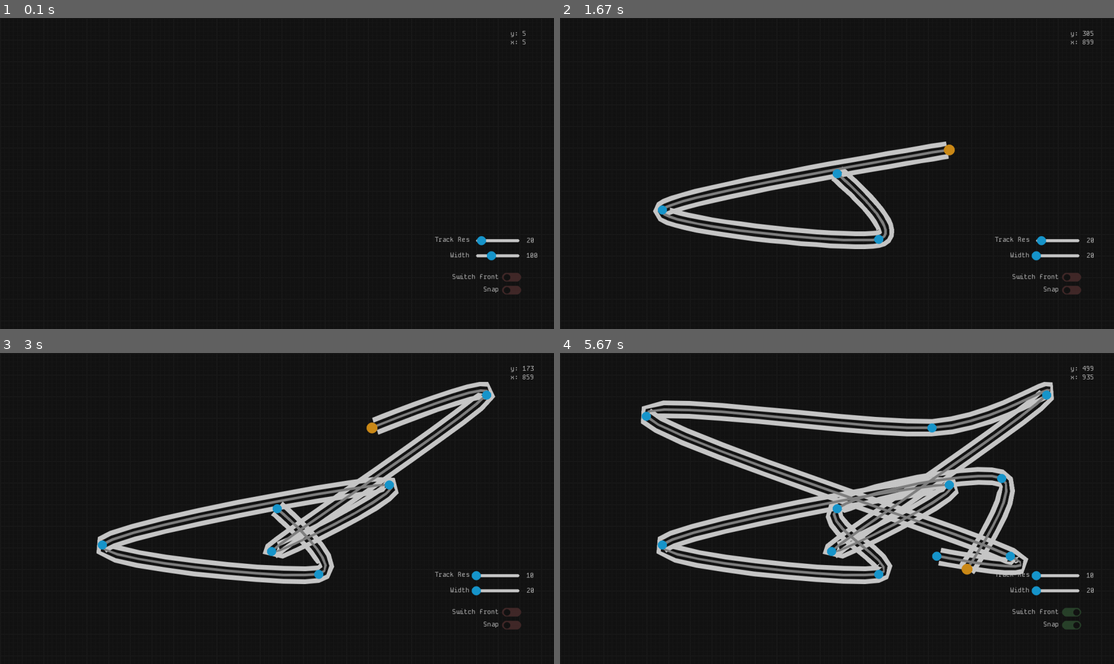
Above: before the commit, frames 1-4 (two rows, left to right).
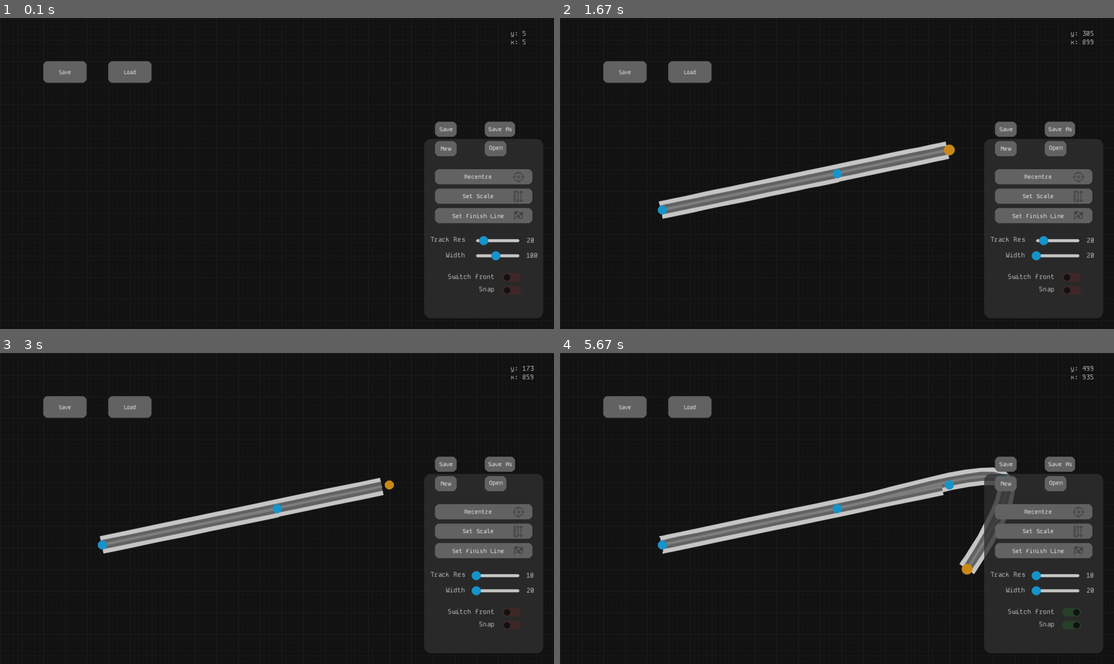
Above: after the commit, the same moments.

Repository: Raphael-W/Racing-Line
Game: pygame game, started from src/main.py
Two runs of this game, one before a commit and one after it. Both use one fixed random seed, a clock stepped at 60 frames per second and the inputs below.
Inputs (mouse positions are in pixels of both pictures, inside the frame that each line leads up to):
- Up to frame 1 (0.1 s): no input
- Up to frame 2 (1.67 s): click (837, 173) at 0.38 s; press the mouse at (1053, 254) at 0.7 s; move the mouse to (964, 248) at 0.8 s; release the mouse at (875, 238) at 0.93 s; click (659, 210) at 1.05 s; click (947, 148) at 1.38 s
- Up to frame 3 (3 s): press the mouse at (448, 573) at 1.7 s; move the mouse to (360, 561) at 1.8 s; release the mouse at (271, 552) at 1.93 s; press the mouse at (493, 483) at 2.03 s; move the mouse to (493, 436) at 2.13 s; release the mouse at (487, 393) at 2.27 s; press the mouse at (481, 573) at 2.37 s; move the mouse to (288, 508) at 2.47 s; release the mouse at (99, 440) at 2.6 s; press the mouse at (443, 464) at 2.7 s; move the mouse to (409, 446) at 2.8 s; release the mouse at (371, 427) at 2.93 s
- Up to frame 4 (5.67 s): click (643, 415) at 3.05 s; press the mouse at (1069, 623) at 3.37 s; move the mouse to (853, 539) at 3.47 s; release the mouse at (632, 452) at 3.6 s; press the mouse at (1053, 483) at 3.7 s; move the mouse to (1030, 517) at 3.8 s; release the mouse at (1008, 555) at 3.93 s; press the mouse at (1014, 589) at 4.03 s; move the mouse to (975, 573) at 4.13 s; release the mouse at (936, 555) at 4.27 s; click (1069, 611) at 4.38 s; click (803, 468) at 4.72 s; press the mouse at (803, 468) at 5.03 s; move the mouse to (903, 471) at 5.13 s; release the mouse at (1003, 477) at 5.27 s; press the mouse at (803, 468) at 5.37 s; move the mouse to (881, 517) at 5.47 s; release the mouse at (964, 567) at 5.6 s

The runs differ from the first frame. In frame 1, 5.5% of the frame differs, in the area x 7-98%, y 13-97%; in frame 2, 11%; in frame 3, 15%; in frame 4, 20%, in the area x 7-98%, y 9-97%.

Commit message:
UI style 1

Diff:
--- a/src/main.py
+++ b/src/main.py
@@ -1,3 +1,5 @@
+import json
+
 import pygame
 import pygame.gfxdraw
 import pygame.freetype
@@ -32,7 +34,12 @@
                   "white": (200, 200, 200),
                   "mainTrack": (100, 100, 100)}
 
-mainFont = "../assets/MonoFont.ttf"
+directories = {"mainFont": "../assets/MonoFont.ttf",
+               "recentre": "../assets/aim.png",
+               "finishLine": "../assets/flag.png",
+               "scale": "../assets/scale.png"}
+
+mainFont = directories["mainFont"]
 
 UILayer = Layer("UI", 0, screen, pygame, mainFont)
 trackLayer = Layer("Track", 1, screen, pygame, mainFont)
@@ -40,17 +47,35 @@
 mouseCoordsX = Label(UILayer, 15, (100, 50), "NE", "", programColours["white"])
 mouseCoordsY = Label(UILayer, 15, (100, 30), "NE", "", programColours["white"])
 
-magneticSwitch = Switch(UILayer, programColours["white"], (120, 100), "SE", 0.8, value = False)
-magneticLabel = Label(UILayer, 15, (163, 98), "SE", "Snap", programColours["white"])
+snapPoints = Switch(UILayer, programColours["white"], (120, 100), "SE", 0.8, value = False)
+snapPointsLabel = Label(UILayer, 15, (173, 98), "SE", "Snap", programColours["white"])
 
-switchFront = Switch(UILayer, programColours["white"], (120, 130), "SE", 0.8, value = False)
-switchFrontLabel = Label(UILayer, 15, (235, 128), "SE", "Switch front", programColours["white"])
+switchEnds = Switch(UILayer, programColours["white"], (120, 130), "SE", 0.8, value = False)
+switchEndsLabel = Label(UILayer, 15, (245, 128), "SE", "Switch front", programColours["white"])
 
 trackWidth = Slider(UILayer, 15, programColours["white"], programColours["controlPoint"], (180, 173), "SE", 1, 100, (20, 200), action = lambda: mainTrack.changeWidth(trackWidth.value), value = mainTrack.width)
-trackWidthLabel = Label(UILayer, 15, (240, 178), "SE", "Width", programColours["white"])
+trackWidthLabel = Label(UILayer, 15, (250, 178), "SE", "Width", programColours["white"])
 
 trackRes = Slider(UILayer, 15, programColours["white"], programColours["controlPoint"], (180, 208), "SE", 1, 100, (10, 100), action = lambda: mainTrack.changeRes(trackRes.value), value = mainTrack.perSegRes)
-changeTrackRes = Label(UILayer, 15, (275, 213), "SE", "Track Res", programColours["white"])
+TrackResLabel = Label(UILayer, 15, (285, 213), "SE", "Track Res", programColours["white"])
+
+setStartLine = Button(UILayer, (275, 280), "SE", (225, 35), "Set Finish Line   ", 13, (100, 100, 100), action = None)
+startLineImage = Image(UILayer, (setStartLine.posX - 180, setStartLine.posY - 5), "SE", directories["finishLine"], 1, (70, 70, 70))
+
+setScale = Button(UILayer, (275, 325), "SE", (225, 35), "Set Scale   ", 13, (100, 100, 100), action = None)
+scaleImage = Image(UILayer, (setScale.posX - 180, setScale.posY - 5), "SE", directories["scale"], 1, (70, 70, 70))
+
+recentre = Button(UILayer, (275, 370), "SE", (225, 35), "Recentre   ", 13, (100, 100, 100), action = None)
+recentreImage = Image(UILayer, (recentre.posX - 180, recentre.posY - 5), "SE", directories["recentre"], 1, (70, 70, 70))
+
+newTrack = Button(UILayer, (275, 435), "SE", (50, 35), "New", 13, (100, 100, 100), action = None)
+openTrack = Button(UILayer, (160, 435), "SE", (50, 35), "Open", 13, (100, 100, 100), action = None)
+
+save = Button(UILayer, (275, 480), "SE", (50, 35), "Save", 13, (100, 100, 100), action = None)
+saveAs = Button(UILayer, (160, 480), "SE", (70, 35), "Save As", 13, (100, 100, 100), action = None)
+
+
+accordion = Accordion(UILayer, (300, 440), "SE", (275, 415), [snapPoints, snapPointsLabel, switchEnds, switchEndsLabel, trackWidth, trackWidthLabel, trackRes, TrackResLabel], layerIndex = 0)
 
 def drawGrid(offset, frequency, lineWidth, lineColor):
     columns = math.ceil(screenWidth/ frequency)
@@ -69,6 +94,43 @@
         y = line * frequency + offset[1]
         pygame.draw.line(screen, lineColor, (0, y), (screenWidth, y), lineWidth)
 
+def saveTrack():
+    points = mainTrack.saveTrackPoints()
+    settings = {"width": mainTrack.width,
+                "trackRes": mainTrack.perSegRes,
+                "closed": mainTrack.closed,
+                "switchEnds": switchEnds.value,
+                "snap": snapPoints.value}
+
+    trackData = {"points": points,
+             "settings": settings}
+
+    with open("testTrack.track", "w") as outputFile:
+        json.dump(trackData, outputFile)
+
+def loadTrack():
+    with open("testTrack.track") as loadFile:
+        trackData = json.load(loadFile)
+
+    pointCoords = list(trackData["points"].values())
+    mainTrack.loadTrackPoints(pointCoords)
+
+    mainTrack.computeSpline()
+    mainTrack.computeTrackEdges()
+
+    trackSettings = trackData["settings"]
+    trackWidth.updateValue(trackSettings["width"])
+    trackRes.updateValue(trackSettings["trackRes"])
+    mainTrack.updateCloseStatus(trackSettings["closed"])
+    switchEnds.value = trackSettings["switchEnds"]
+    snapPoints.value = trackSettings["snap"]
+
+    mainTrack.computeSpline()
+    mainTrack.computeTrackEdges()
+
+
+saveTrack = Button(UILayer, (100, 100), "", (100, 50), "Save", 12, (100, 100, 100), action = saveTrack)
+loadTrack = Button(UILayer, (250, 100), "", (100, 50), "Load", 12, (100, 100, 100), action = loadTrack)
 
 while running:
     screenWidth, screenHeight = screen.get_size()
@@ -93,7 +155,7 @@
 
         if event.type == pygame.MOUSEBUTTONDOWN and pygame.mouse.get_pressed()[0] and (mainTrack.mouseHovering is None) and (not UILayer.mouseOnLayer((mousePosX, mousePosY))):
             index = -1
-            if switchFront.value:
+            if switchEnds.value:
                 index = 0
 
             validPlacement = True
@@ -107,7 +169,9 @@
             if validPlacement: mainTrack.add(ControlPoint(mousePosX - offsetPosition[0], mousePosY - offsetPosition[1]), index = index)
 
         if event.type == pygame.MOUSEBUTTONDOWN and pygame.mouse.get_pressed()[2] and (mainTrack.mouseHovering is not None) and (not UILayer.mouseOnLayer((mousePosX, mousePosY))):
-            mainTrack.remove(index = mainTrack.mouseHovering)
+            index = mainTrack.mouseHovering
+            if not(mainTrack.closed and ((index == 0) or (index == len(mainTrack.points) - 1))):
+                mainTrack.remove(index = index)
 
         if event.type == pygame.MOUSEBUTTONDOWN and pygame.mouse.get_pressed()[1]:
             pivotPos = (mousePosX - offsetPosition[0], mousePosY - offsetPosition[1])
@@ -119,8 +183,8 @@
             if event.key == pygame.K_z and pygame.key.get_mods() & pygame.KMOD_LCTRL and pygame.key.get_mods() & pygame.KMOD_LSHIFT:
                 mainTrack.redo()
 
-    mainTrack.update(mousePosX - offsetPosition[0], mousePosY - offsetPosition[1], screenWidth, screenHeight, screenBorder, pygame, offsetPosition, magneticSwitch.value)
-    mainTrack.draw(programColours, screen, pygame, offsetPosition, switchFront.value)
+    mainTrack.update(mousePosX - offsetPosition[0], mousePosY - offsetPosition[1], screenWidth, screenHeight, screenBorder, pygame, offsetPosition, snapPoints.value)
+    mainTrack.draw(programColours, screen, pygame, offsetPosition, switchEnds.value)
 
     mouseCoordsX.text = ("x: " + str(mousePosX - offsetPosition[0]))
     mouseCoordsY.text = ("y: " + str(mousePosY - offsetPosition[1]))
--- a/src/pygameUIElements.py
+++ b/src/pygameUIElements.py
@@ -1,5 +1,5 @@
 class UIElement:
-    def __init__(self, layer, pos, stick):
+    def __init__(self, layer, pos, stick, show = True, layerIndex = -1):
         self.nonStickPosX = pos[0]
         self.nonStickPosY = pos[1]
 
@@ -10,6 +10,10 @@
         self.boundingBox = layer.pygame.Rect(0, 0, 0, 0)
 
         self.layer = layer
+        self.layerIndex = layerIndex
+
+        self.show = show
+
         layer.add(self)
 
     def update(self):
@@ -55,8 +59,8 @@
         return newX, newY
 
 class Button (UIElement):
-    def __init__(self, layer, pos, stick, dimensions, text, fontSize, colour, action):
-        super().__init__(layer, pos, stick)
+    def __init__(self, layer, pos, stick, dimensions, text, fontSize, colour, action, show = True, layerIndex = -1):
+        super().__init__(layer, pos, stick, show, layerIndex)
         self.width = dimensions[0]
         self.height = dimensions[1]
         self.boundingBox = layer.pygame.Rect(self.posX, self.posY, self.width, self.height)
@@ -67,12 +71,18 @@
         self.action = action
 
         self.mouseHovering = False
-        self.mouseDownLast = False
+        self.actionRun = False
         self.pointSelected = False
 
         self.colour = colour
         self.baseColour = colour
-        self.hoverColour = (colour[0] - 15, colour[1], colour[2])
+        self.hoverColour = (colour[0] - (colour[0] * 0.2),
+                            colour[1] - (colour[1] * 0.2),
+                            colour[2] - (colour[2] * 0.2))
+
+        self.pressedColour = (colour[0] - (colour[0] * 0.4),
+                              colour[1] - (colour[1] * 0.4),
+                              colour[2] - (colour[2] * 0.4))
 
     def update(self):
         mousePos = self.layer.pygame.mouse.get_pos()
@@ -81,15 +91,18 @@
 
         if self.mouseHovering:
             self.colour = self.hoverColour
-            self.pointSelected = self.mouseHovering and self.layer.pygame.mouse.get_pressed()[0] and not self.mouseDownLast
         else:
             self.colour = self.baseColour
 
+        self.pointSelected = self.mouseHovering and self.layer.pygame.mouse.get_pressed()[0]
+
         if self.pointSelected:
-            self.action()
-            self.pointSelected = False
-
-        self.mouseDownLast = self.layer.pygame.mouse.get_pressed()[0]
+            self.colour = self.pressedColour
+            if self.action is not None and not self.actionRun:
+                self.action()
+                self.actionRun = True
+        else:
+            self.actionRun = False
 
     def display(self):
         self.boundingBox = self.layer.pygame.Rect(self.posX, self.posY, self.width, self.height)
@@ -101,21 +114,22 @@
         self.font.render_to(self.layer.screen, text_rect, self.text, (250, 250, 250))
 
 class Label (UIElement):
-    def __init__(self, layer, fontSize, pos, stick, text, colour):
-        super().__init__(layer, pos, stick)
+    def __init__(self, layer, fontSize, pos, stick, text, colour, show = True, layerIndex = -1):
+        super().__init__(layer, pos, stick, show, layerIndex)
         self.text = text
         self.font = layer.pygame.freetype.Font(layer.fontName, fontSize)
         self.textSize = self.font.get_rect(self.text).size
         self.colour = colour
-
-        self.boundingBox = layer.pygame.Rect(self.posX, self.posY, self.textSize[0], self.textSize[1])
+    def update(self):
+        self.textSize = self.font.get_rect(self.text).size
+        self.boundingBox = self.layer.pygame.Rect((self.posX - 10, self.posY - 10), (self.textSize[0] + 20, self.textSize[1] + 20))
 
     def display(self):
         self.font.render_to(self.layer.screen, (self.posX, self.posY), self.text, self.colour)
 
 class Slider (UIElement): #Use label class for label
-    def __init__(self, layer, fontSize, barColour, handleColour, pos, stick, size, length, valueRange, value = 0, action = None):
-        super().__init__(layer, pos, stick)
+    def __init__(self, layer, fontSize, barColour, handleColour, pos, stick, size, length, valueRange, value = 0, action = None, show = True, layerIndex = -1):
+        super().__init__(layer, pos, stick, show, layerIndex)
 
         self.barColour = barColour
 
@@ -132,7 +146,7 @@
         self.valueRange = valueRange
 
         self.mouseHovering = False
-        self.handleX = ((self.length / (self.valueRange[1] - self.valueRange[0])) * value) - valueRange[0]
+        self.handleX = ((self.length / (self.valueRange[1] - self.valueRange[0])) * value)  - (self.valueRange[0] / 2)
         self.handleSelected = False
         self.mouseDownLast = False
         self.handleSize = 0
@@ -166,7 +180,7 @@
             else:
                 self.handleX = self.length
 
-            self.value = (self.handleX / (self.length / (self.valueRange[1] - self.valueRange[0]))) + self.valueRange[0]
+            self.value = (self.handleX / (self.length / (self.valueRange[1] - self.valueRange[0]))) + (self.valueRange[0])
 
         if not self.handleSelected:
             self.handleSelected = self.mouseHovering and self.layer.pygame.mouse.get_pressed()[0] and not self.mouseDownLast
@@ -181,9 +195,17 @@
         self.layer.pygame.gfxdraw.aacircle(self.layer.screen, int(self.posX + self.handleX), int(self.posY + (7 * self.size) / 2), self.handleSize, self.displayColour)
         self.layer.pygame.gfxdraw.filled_circle(self.layer.screen, int(self.posX + self.handleX), int(self.posY + (7 * self.size) / 2), self.handleSize, self.displayColour)
 
+    def updateValue(self, value):
+        if self.valueRange[0] <= value <= self.valueRange[1]:
+            self.value = value
+            self.handleX = ((self.length / (self.valueRange[1] - self.valueRange[0])) * value) - (self.valueRange[0] / 2)
+
+            if self.action is not None:
+                self.action()
+
 class Switch (UIElement): #Use label class for label
-    def __init__(self, layer, colour, pos, stick, size, value = True, action = None):
-        super().__init__(layer, pos, stick)
+    def __init__(self, layer, colour, pos, stick, size, value = True, action = None, show = True, layerIndex = -1):
+        super().__init__(layer, pos, stick, show, layerIndex)
 
         self.size = size
         self.value = value
@@ -239,24 +261,59 @@
         self.layer.pygame.gfxdraw.filled_circle(self.layer.screen, int(self.posX + (self.barWidth / 4) + circleOffset), int(self.posY + (self.barHeight / 2)), int(9 * self.size), (20, 20, 20))
 
 class Image(UIElement):
-    def __init__(self, layer, pos, stick, imageDir, size, colour = None, show = True):
-        super().__init__(layer, pos, stick)
+    def __init__(self, layer, pos, stick, imageDir, size, colour = None, show = True, layerIndex = -1):
+        super().__init__(layer, pos, stick, show, layerIndex)
 
         self.imageDir = imageDir
         self.size = size
         self.colour = colour
 
-        self.show = show
-
         self.image = self.layer.pygame.image.load(self.imageDir).convert_alpha()
         self.image = self.layer.pygame.transform.scale_by(self.image, self.size)
 
         if self.colour is not None:
             self.image.fill(self.colour, special_flags = self.layer.pygame.BLEND_RGB_MAX)
-
     def display(self):
         if self.show:
             self.layer.screen.blit(self.image, (self.posX, self.posY))
+
+class TextInput(UIElement):
+    def __init__(self, layer, pos, stick, dimensions, placeholder = "", text = "", show = True, layerIndex = -1):
+        super().__init__(layer, pos, stick, show, layerIndex)
+
+        self.width, self.height = dimensions
+        self.placeholder = placeholder
+        self.text = text
+        self.font = layer.pygame.freetype.Font(layer.fontName, self.height - 20)
+
+        self.show = show
+
+    def update(self):
+        pass
+
+    def display(self):
+        transparentSurface = self.layer.pygame.Surface((self.width, self.height), self.layer.pygame.SRCALPHA)
+        self.layer.pygame.draw.rect(transparentSurface, (100, 100, 100, 100), (0, 0, self.width, self.height), border_radius = 15)
+        self.layer.screen.blit(transparentSurface, (self.posX, self.posY))
+
+        self.font.render_to(self.layer.screen, (self.posX + 20, self.posY + 10), self.text, (200, 200, 200))
+
+class Accordion(UIElement):
+    def __init__(self, layer, pos, stick, dimensions, elements, collapse = False, show = True, layerIndex = -1):
+        super().__init__(layer, pos, stick, show, layerIndex)
+
+        self.width, self.height = dimensions
+        self.elements = elements
+        self.collapse = collapse
+
+    def update(self):
+        self.boundingBox = self.layer.pygame.Rect((self.posX, self.posY), (self.width, self.height))
+
+    def display(self):
+        transparentSurface = self.layer.pygame.Surface(self.boundingBox.size, self.layer.pygame.SRCALPHA)
+        self.layer.pygame.draw.rect(transparentSurface, (50, 50, 50, 200), (0, 0, self.width, self.height), border_radius = 15)
+        self.layer.screen.blit(transparentSurface, (self.posX, self.posY))
+
 
 class Layer:
     def __init__(self, name, number, screen, pygame, fontName):
@@ -274,17 +331,18 @@
         self.screenHeight = 0
 
     def add(self, element):
-        self.elements.append(element)
+        self.elements.insert(element.layerIndex, element)
 
     def display(self, screenWidth, screenHeight, offset = None):
         self.screenWidth = screenWidth
         self.screenHeight = screenHeight
         self.offset = offset
         for element in self.elements:
-            element.posX, element.posY = element.stickyPos()
-            element.posX, element.posY = element.offsetPos(offset)
-            element.update()
-            element.display()
+            if element.show:
+                element.posX, element.posY = element.stickyPos()
+                element.posX, element.posY = element.offsetPos(offset)
+                element.update()
+                element.display()
 
     def mouseOnLayer(self, mousePos):
         boundingBoxes = [element.returnBoundingBox() for element in self.elements]
--- a/src/spline.py
+++ b/src/spline.py
@@ -157,6 +157,32 @@
 
         for point in points:
             self.points.append(ControlPoint(point[0], point[1]))
+
+    def clear(self):
+        self.points = []
+        self.splinePoints = []
+
+        self.splinePointsPolygonLeftSide = []
+        self.splinePointsPolygonRightSide = []
+
+        self.leftTrackEdgePolygonInner = []
+        self.leftTrackEdgePolygonOuter = []
+
+        self.rightTrackEdgePolygonInner = []
+        self.rightTrackEdgePolygonOuter = []
+
+    def saveTrackPoints(self):
+        points = {}
+        pointCoords = self.returnPointCoords()
+        for pointIndex in range(len(self.points)):
+            points[pointIndex] = pointCoords[pointIndex]
+
+        return points
+
+    def loadTrackPoints(self, pointCoords):
+        self.clear()
+        for point in pointCoords:
+            self.add(ControlPoint(point[0], point[1]), update = False)
 
     def changeWidth(self, value):
         self.width = value
@@ -522,8 +548,8 @@
 
                 mainTrackPolygon = formPolygon(leftTrackEdgePolygonInnerSegment, rightTrackEdgePolygonInnerSegment)
 
-                # pygame.gfxdraw.aapolygon(screen, mainTrackPolygon, programColours["mainTrack"])
-                # pygame.gfxdraw.filled_polygon(screen, mainTrackPolygon, programColours["mainTrack"])
+                pygame.gfxdraw.aapolygon(screen, mainTrackPolygon, programColours["mainTrack"])
+                pygame.gfxdraw.filled_polygon(screen, mainTrackPolygon, programColours["mainTrack"])
 
             for point in range(len(self.points) - 1):
                 splinePointsPolygonLeftSideOffsetSegment = splinePointsPolygonLeftSideOffset[(point * self.perSegRes):((point + 1) * self.perSegRes) + 1]
Binary file added: assets/aim.png
Binary file added: assets/flag.png
Binary file added: assets/scale.png
Not shown, added: src/testTrack.track
